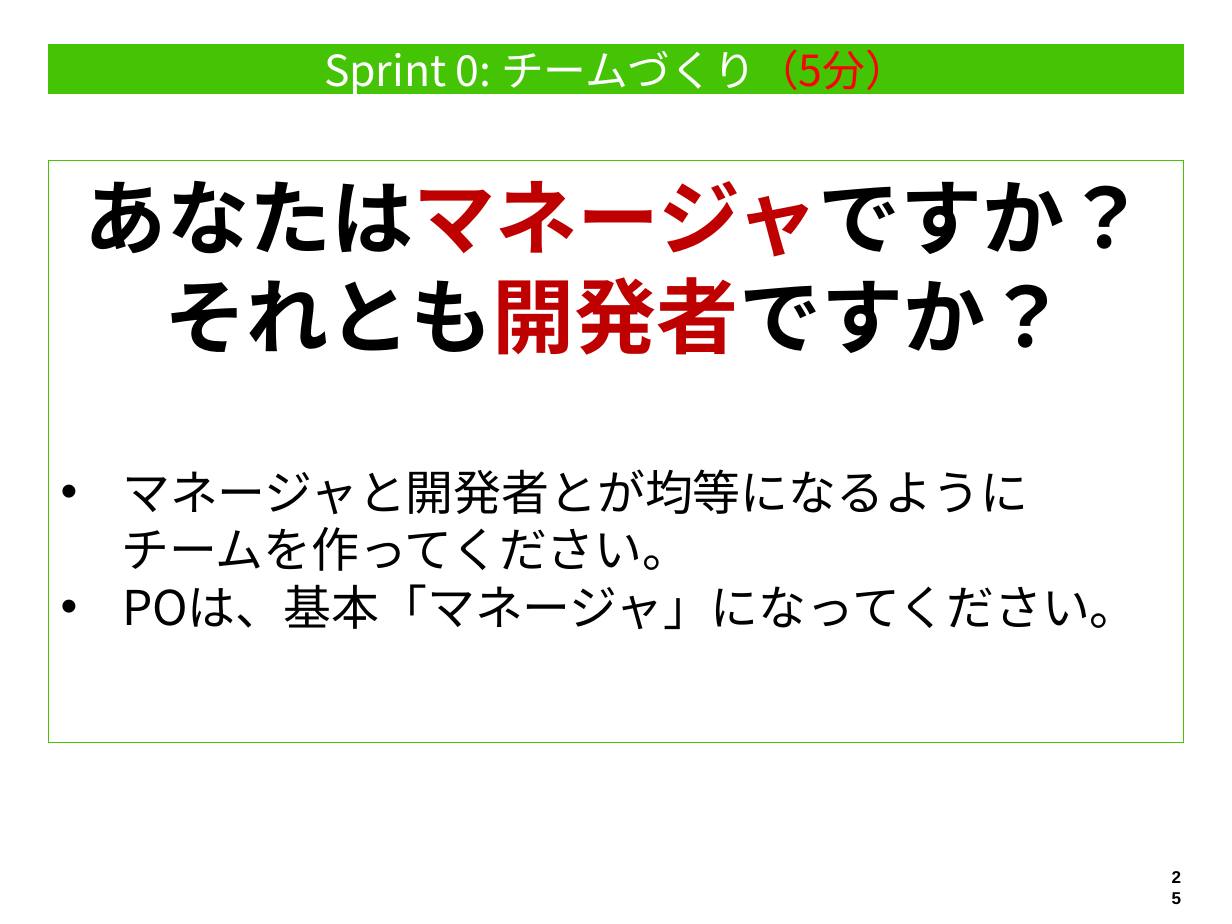
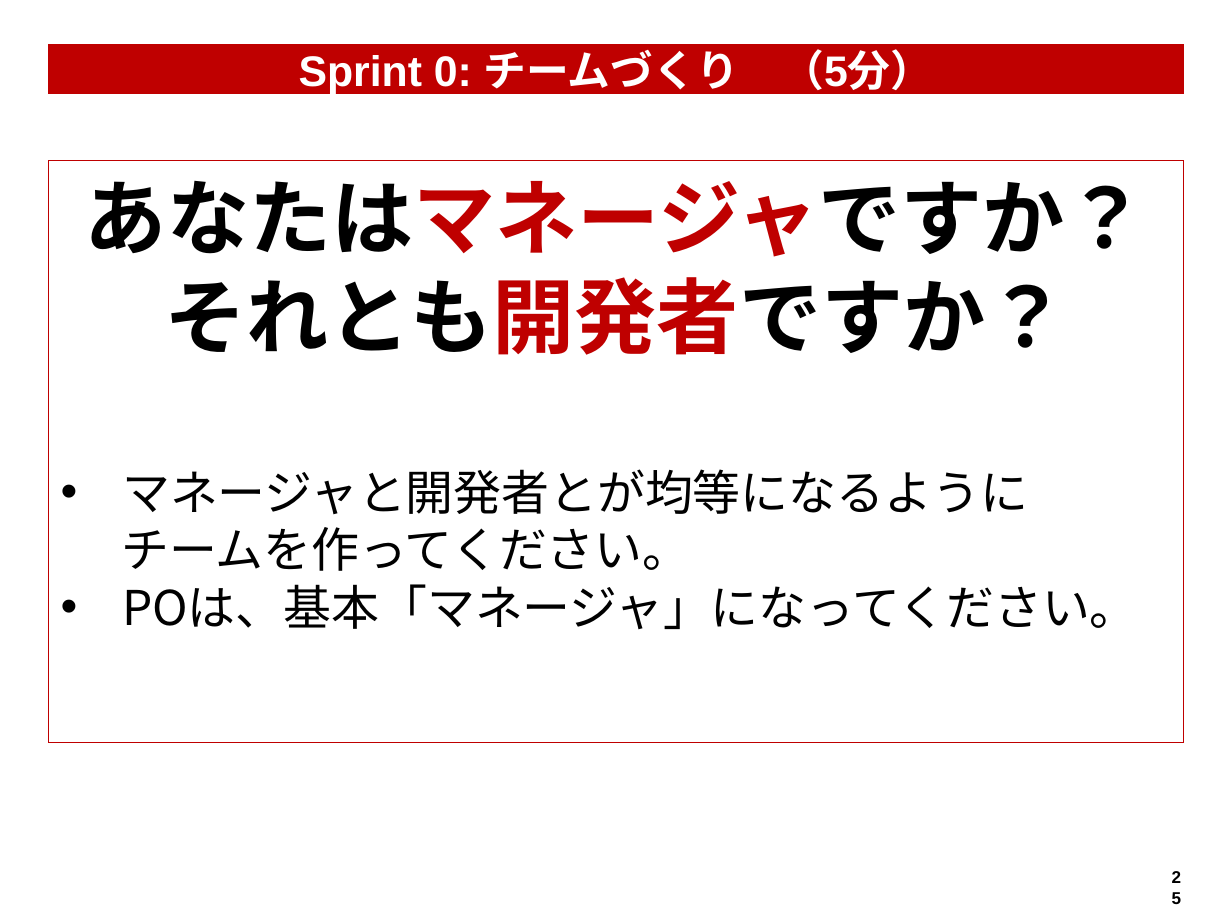
Before and after one commit to hageyahhoo/RSGT2018, a slide deck: slide 25 of MetricsWorkshop.pptx. Drawn at 1232x924 pixels with LibreOffice and Linux fonts; fonts in the diff are those of the drawing. Boxes give left, top, right and bottom in pixels: in the first picture for what was removed or moved away, otherwise in the second. Text is boxed around its words. In the diff, an @@ line names an element or a change of style, - is before the commit and + after.

```diff
--- a/MetricsWorkshop.pptx
+++ b/MetricsWorkshop.pptx
@@ title "Sprint 0: チームづくり （5分）" at box(48, 44, 1183, 92): fill #44C404 to #BF0000; outline #44C404 0.75 pt to #BF0000 0.75 pt @@
@@ title at box(299, 43, 933, 97): text changed; font Noto Sans CJK JP to Arial; bold on @@
-Sprint 0: チームづくり（5分）
+Sprint 0: チームづくり （5分）
@@ rectangle "あなたはマネージャですか？" at box(48, 160, 1183, 742): outline #44C404 0.75 pt to #BF0000 0.75 pt @@
```
Also in this commit, not shown: 34 other slides changed.
